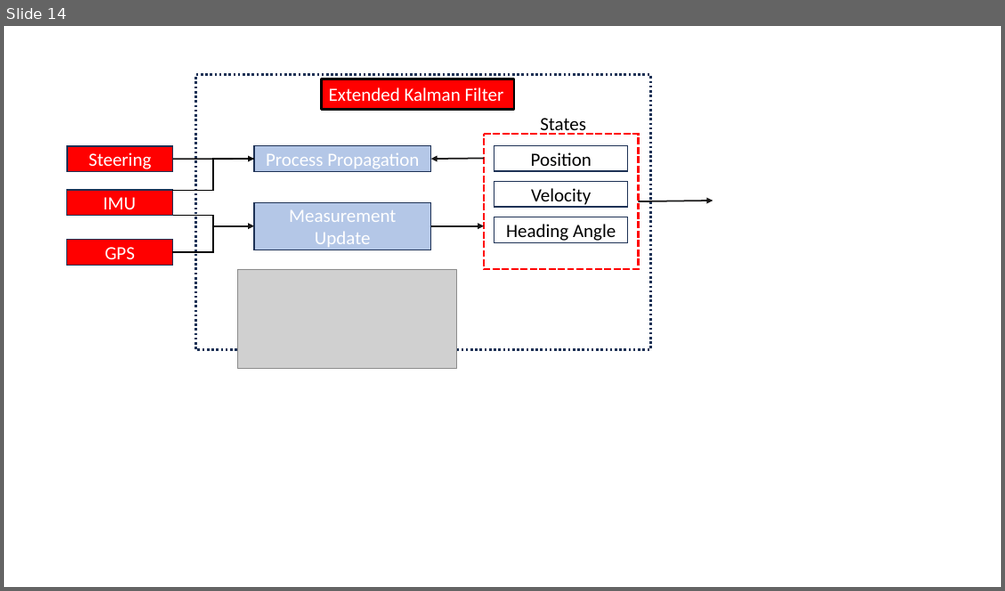
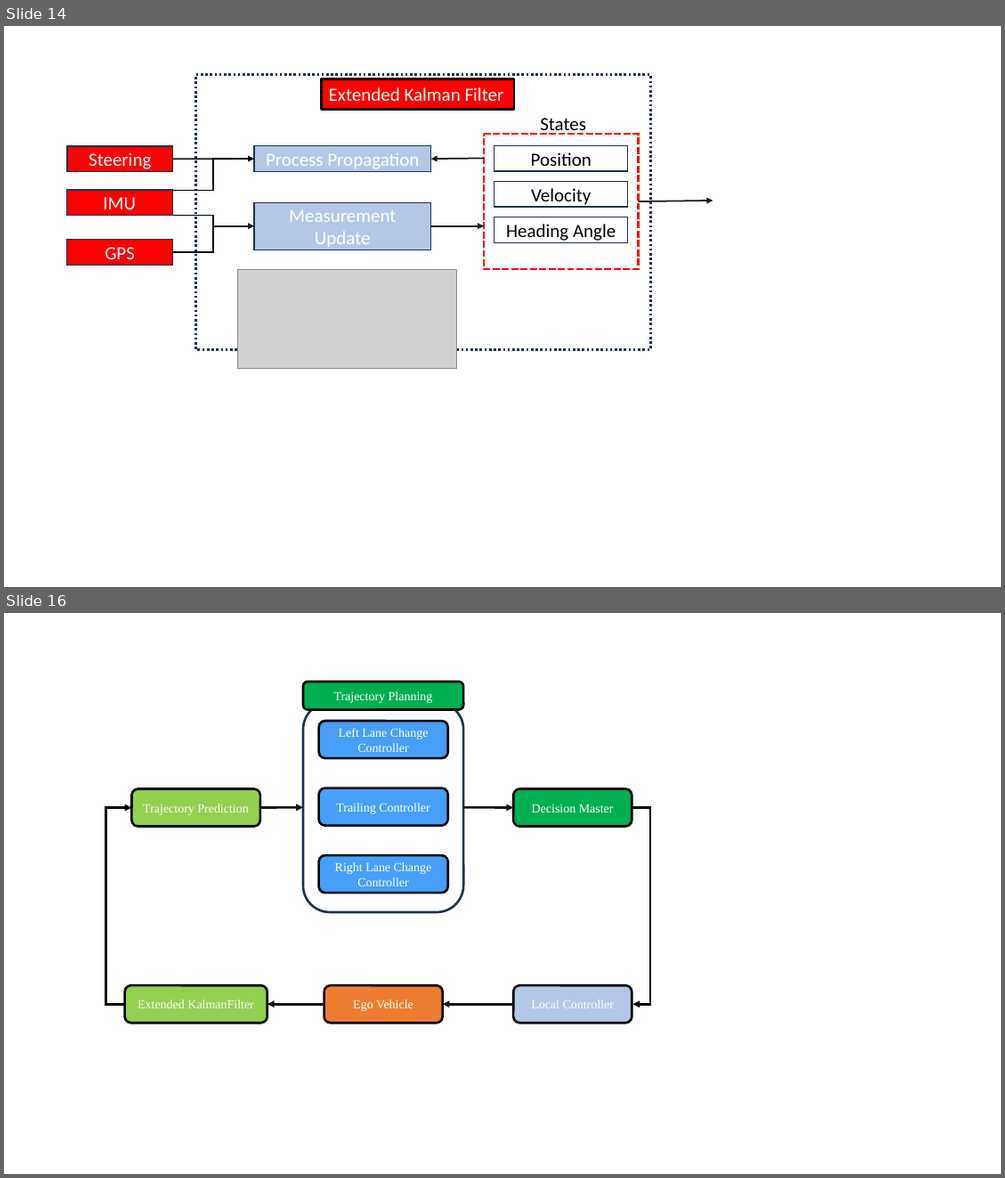
Before and after one commit to Qunzhang1996/Master_Thesis, a slide deck: Presentation/New Microsoft PowerPoint Presentation (2).pptx. Shown one above the other, each under a label of ours: slide 14 before the commit, slides 14 and 16 after it; the slides between them are not shown. The pictures are 1005x591 and 1005x1178 pixels, drawn with LibreOffice and Linux fonts; fonts in the diff are those of the drawing; grey boxes stand for pictures. Boxes give left, top, right and bottom in pixels: in the first picture for what was removed or moved away, otherwise in the second. Text is boxed around its words. In the diff, an @@ line names an element or a change of style, - is before the commit and + after.

```diff
--- a/Presentation/New Microsoft PowerPoint Presentation (2).pptx
+++ b/Presentation/New Microsoft PowerPoint Presentation (2).pptx
@@ slide 16 added at [4,613,1001,1174], background #FFFFFF @@
@@ group added at [105,682,651,1022]: 10 rounded rectangles, 4 arrows, 2 elbow arrows @@
+Left Lane Change Controller
+Right Lane Change Controller
+Trailing Controller
+Decision Master
+Trajectory Planning
+Ego Vehicle
+Local Controller
+Trajectory Prediction
+Extended KalmanFilter
```
Also in this commit, not shown: 1 slide changed, 1 other slide added, 44 other files.
